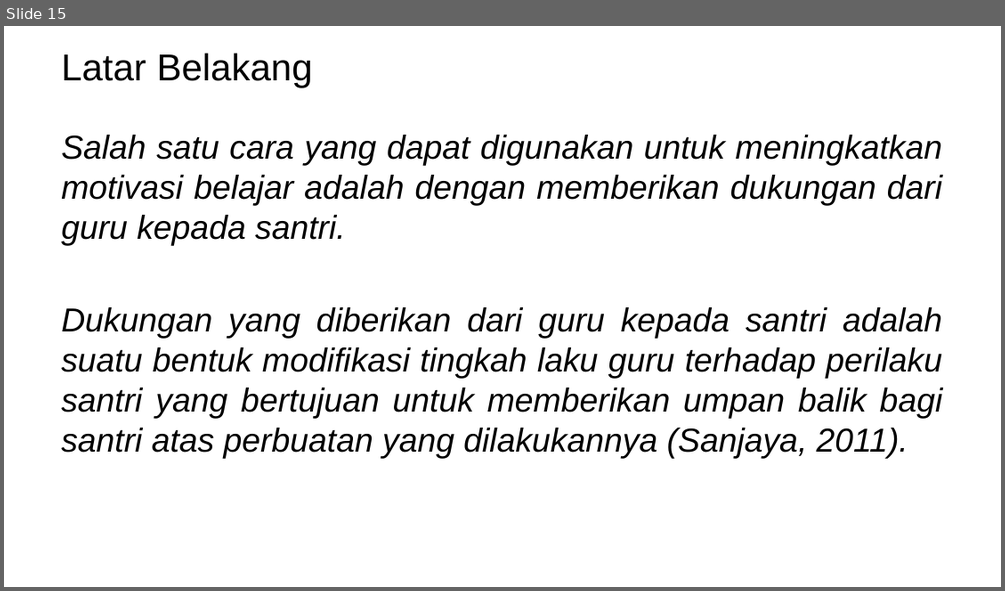
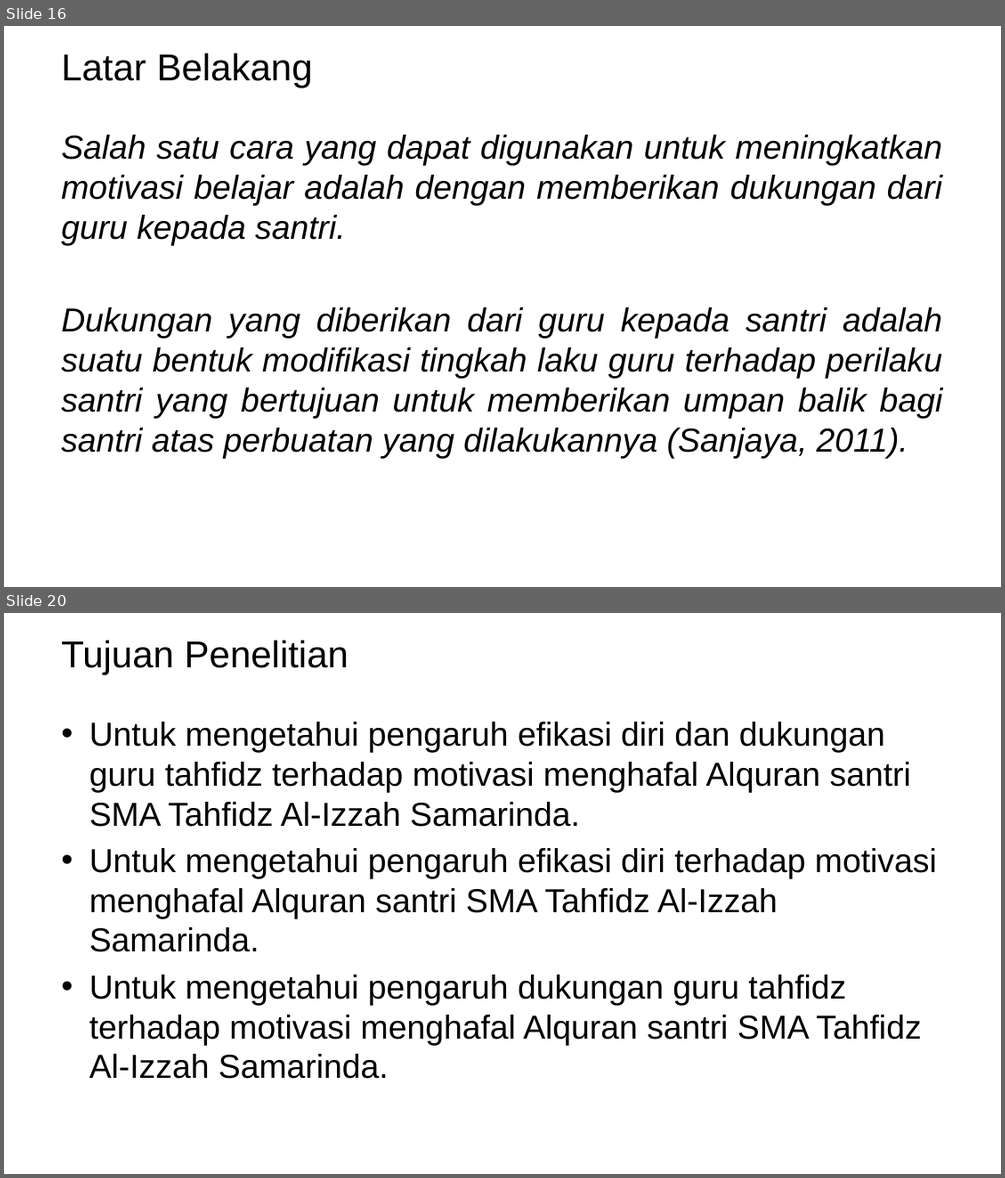
Before and after one commit to mzaini30/skripsi, a slide deck: seminar proposal.pptx. Shown one above the other, each under a label of ours: slide 15 before the commit, slides 16 and 20 after it; the slides between them are not shown. The pictures are 1005x591 and 1005x1178 pixels, drawn with LibreOffice and Linux fonts; fonts in the diff are those of the drawing; background and template pictures are left out. Boxes give left, top, right and bottom in pixels: in the first picture for what was removed or moved away, otherwise in the second. Text is boxed around its words. In the diff, an @@ line names an element or a change of style, - is before the commit and + after.

```diff
--- a/seminar proposal.pptx
+++ b/seminar proposal.pptx
@@ slide 20 added at box(4, 613, 1001, 1174), background picture (left out) @@
@@ title added at box(61, 640, 348, 674), 36 pt, text #000000 @@
+Tujuan Penelitian
@@ text added at box(89, 722, 937, 1078), 32 pt, text #000000 @@
+• Untuk mengetahui pengaruh efikasi diri dan dukungan guru tahfidz terhadap motivasi menghafal Alquran santri SMA Tahfidz Al-Izzah Samarinda.
+• Untuk mengetahui pengaruh efikasi diri terhadap motivasi menghafal Alquran santri SMA Tahfidz Al-Izzah Samarinda.
+• Untuk mengetahui pengaruh dukungan guru tahfidz terhadap motivasi menghafal Alquran santri SMA Tahfidz Al-Izzah Samarinda.
@@ what was slide 15 is now slide 16 @@
```
Also in this commit, not shown: 1 slide changed, 5 other slides added.
